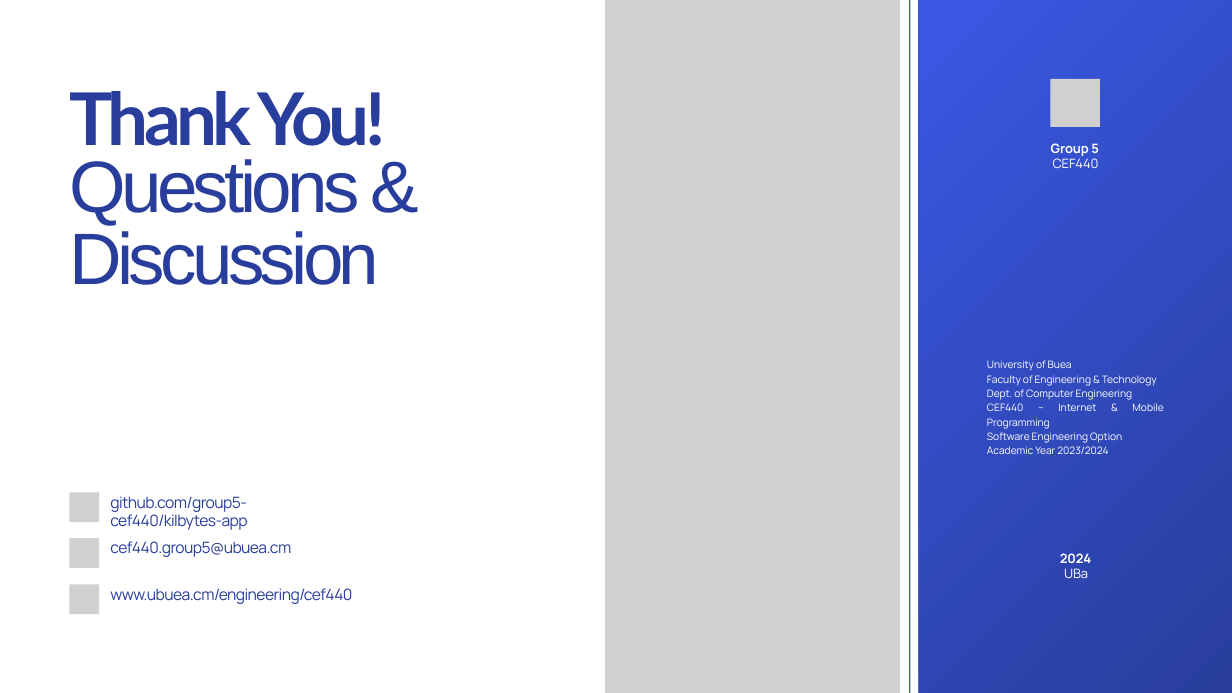
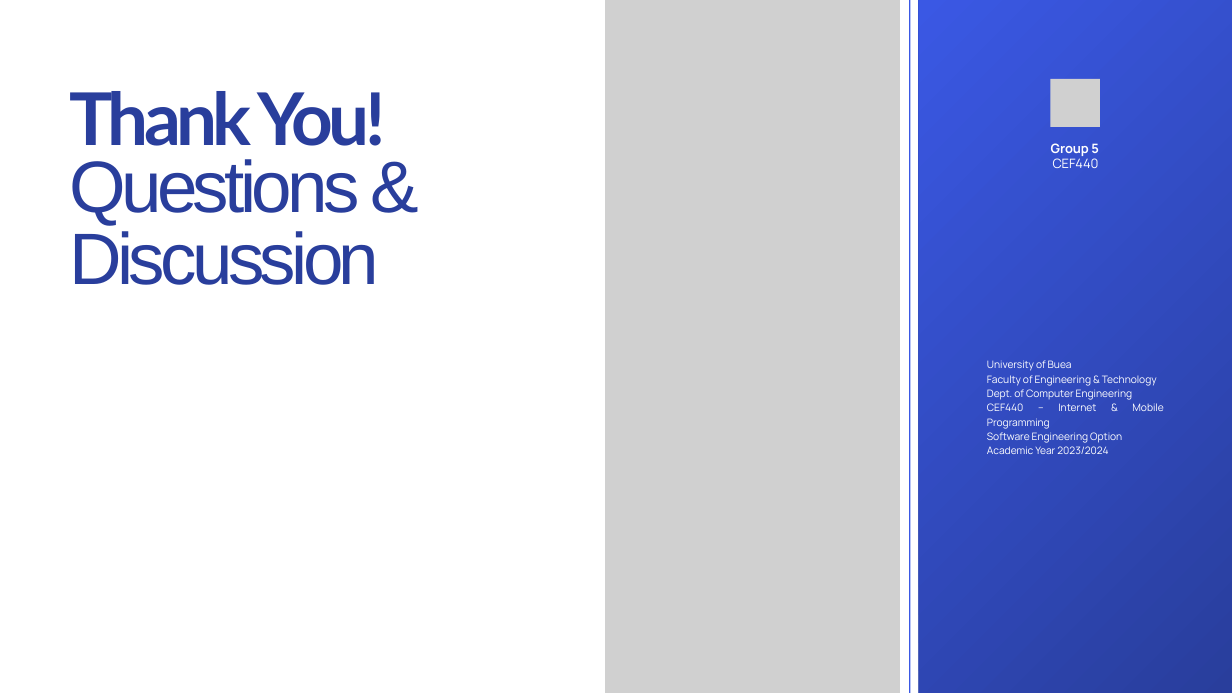
Before and after one commit to BrayanMorningstar237/CEF440_Group5, a slide deck: slide 22 of Final Report Group 5/Final PPT Group 5.pptx. Drawn at 1232x693 pixels with LibreOffice and Linux fonts; fonts in the diff are those of the drawing; grey boxes stand for pictures. Boxes give left, top, right and bottom in pixels: in the first picture for what was removed or moved away, otherwise in the second. Text is boxed around its words. In the diff, an @@ line names an element or a change of style, - is before the commit and + after.

```diff
--- a/Final Report Group 5/Final PPT Group 5.pptx
+++ b/Final Report Group 5/Final PPT Group 5.pptx
@@ picture removed at (69,492,99,522) @@
@@ text removed at (110,496,247,530) @@
-github.com/group5-cef440/kilbytes-app
@@ picture removed at (69,538,99,568) @@
@@ text removed at (110,541,291,557) @@
-cef440.group5@ubuea.cm
@@ text removed at (1060,553,1091,563) @@
-2024
@@ text removed at (1064,568,1088,578) @@
-UBa
@@ picture removed at (69,584,99,614) @@
@@ text removed at (110,588,352,604) @@
-www.ubuea.cm/engineering/cef440
```
Also in this commit, not shown: 2 other slides changed, 1 other file.
